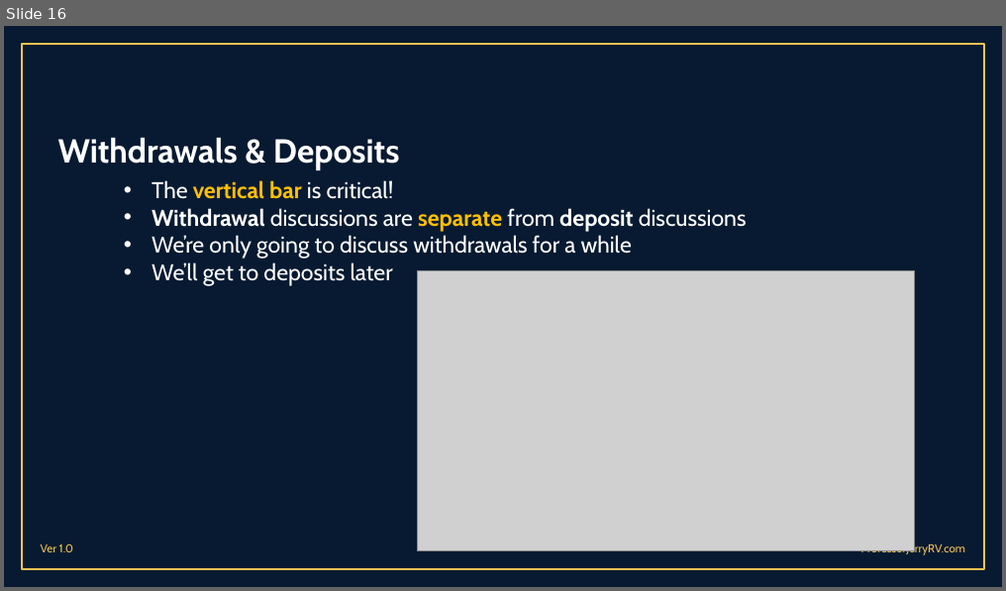
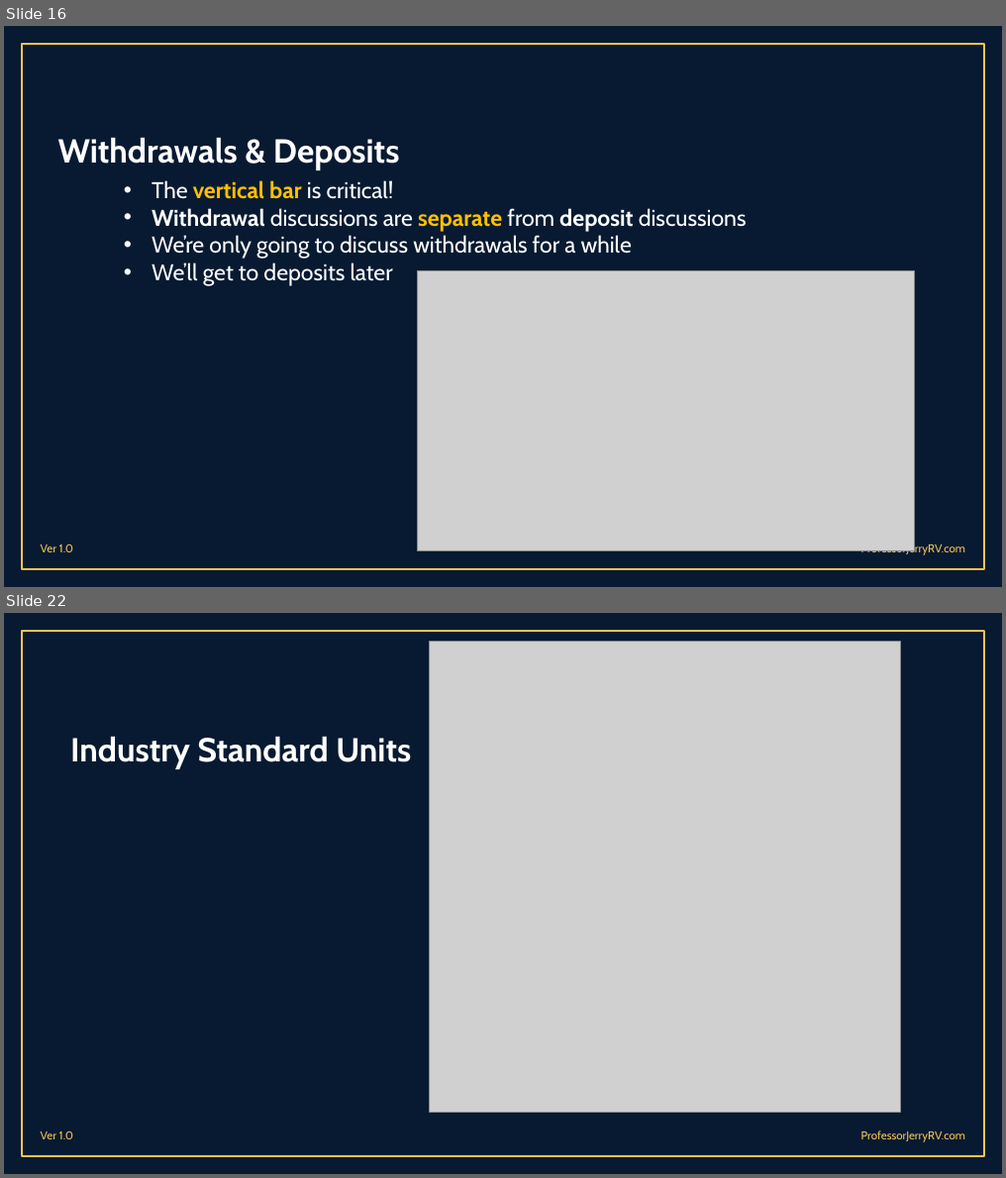
Before and after one commit to malcolmbss/ProfessorJerryRV, a slide deck: Presentations/RV Electrical Systems 101 - Part 1.pptx. Shown one above the other, each under a label of ours: slide 16 before the commit, slides 16 and 22 after it; the slides between them are not shown. The pictures are 1006x591 and 1006x1178 pixels, drawn with LibreOffice and Linux fonts; fonts in the diff are those of the drawing; grey boxes stand for pictures; background and template pictures are left out. Boxes give left, top, right and bottom in pixels: in the first picture for what was removed or moved away, otherwise in the second. Text is boxed around its words. In the diff, an @@ line names an element or a change of style, - is before the commit and + after.

```diff
--- a/Presentations/RV Electrical Systems 101 - Part 1.pptx
+++ b/Presentations/RV Electrical Systems 101 - Part 1.pptx
@@ slide 22 added at (x1=4, y1=613, x2=1002, y2=1174), background #081A31; not listed: 3 template elements that a slide beside it also shows @@
@@ picture added at (x1=430, y1=641, x2=900, y2=1112) @@
@@ text added at (x1=70, y1=736, x2=411, y2=769), 32 pt, text #FFFFFF, bold @@
+Industry Standard Units
```
Also in this commit, not shown: 2 slides changed, 10 other slides added, 7 other files.
